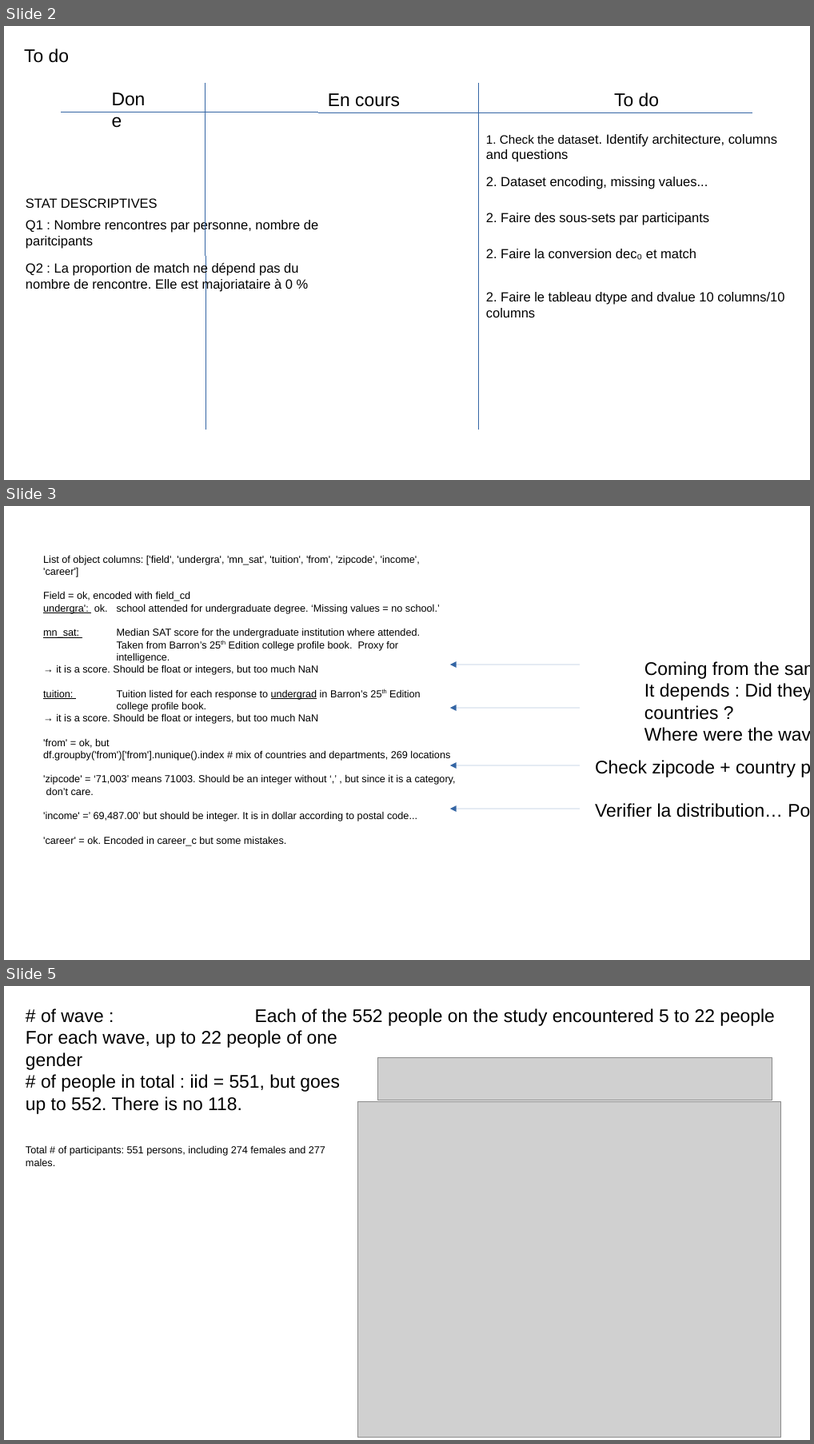
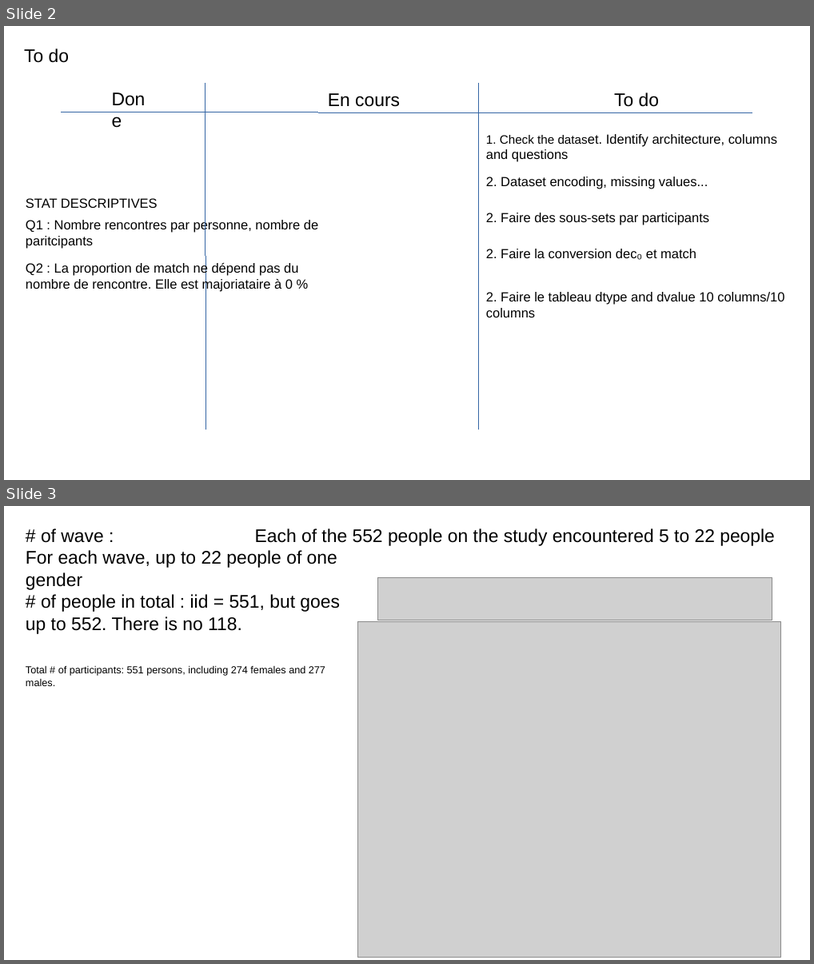
Before and after one commit to kumquat42/202310_jedha_Bloc2_SpeedDating, a slide deck: Kanban.odp. Shown one above the other, each under a label of ours: slides 2, 3 and 5 before the commit, slides 2 and 3 after it; the slides between them are not shown. The pictures are 814x1444 and 814x964 pixels, drawn with LibreOffice and Linux fonts; fonts in the diff are those of the drawing; grey boxes stand for pictures. Boxes give left, top, right and bottom in pixels: in the first picture for what was removed or moved away, otherwise in the second. Text is boxed around its words. In the diff, an @@ line names an element or a change of style, - is before the commit and + after.

```diff
--- a/Kanban.odp
+++ b/Kanban.odp
@@ slide 3 removed at <box>4,506,810,960</box>, background #FFFFFF @@
@@ text removed at <box>43,555,456,846</box> @@
-List of object columns: ['field', 'undergra', 'mn_sat', 'tuition', 'from', 'zipcode', 'income', 'career']
-Field = ok, encoded with field_cd
-undergra': ok. school attended for undergraduate degree. ‘Missing values = no school.’
-mn_sat: Median SAT score for the undergraduate institution where attended. Taken from Barron’s 25th Edition college profile book. Proxy for intelligence.
-→ it is a score. Should be float or integers, but too much NaN
-tuition: Tuition listed for each response to undergrad in Barron’s 25th Edition college profile book.
-→ it is a score. Should be float or integers, but too much NaN
-'from' = ok, but
-df.groupby('from')['from'].nunique().index # mix of countries and departments, 269 locations
-'zipcode' = ‘71,003’ means 71003. Should be an integer without ‘,’ , but since it is a category, don’t care.
-'income' =’ 69,487.00’ but should be integer. It is in dollar according to postal code...
-'career' = ok. Encoded in career_c but some mistakes.
@@ arrow removed from (580, 664) to (450, 664) @@
@@ text removed at <box>645,661,810,741</box> @@
-Coming from the same country ???
-It depends : Did they encouter people from different countries ?
-Where were the wave ?
@@ arrow removed from (580, 708) to (450, 708) @@
@@ arrow removed from (580, 765) to (450, 765) @@
@@ text removed at <box>595,760,796,777</box> @@
-Check zipcode + country pour comparer
@@ arrow removed from (580, 808) to (450, 808) @@
@@ text removed at <box>595,803,783,817</box> @@
-Verifier la distribution… Pour voir si tout est bien en dollar.
@@ what was slide 5 is now slide 3 @@
```
Also in this commit, not shown: 1 other slide removed.
